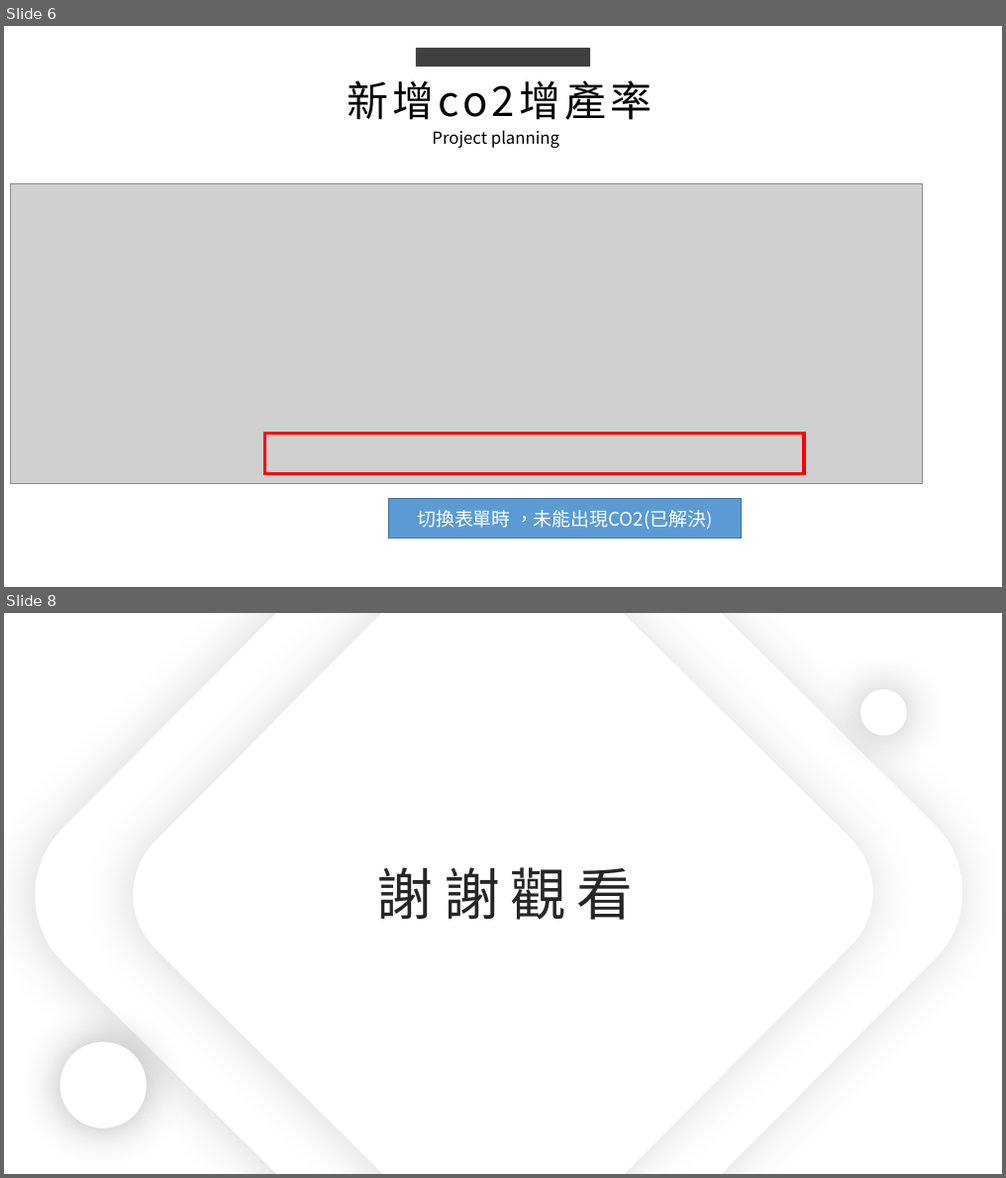
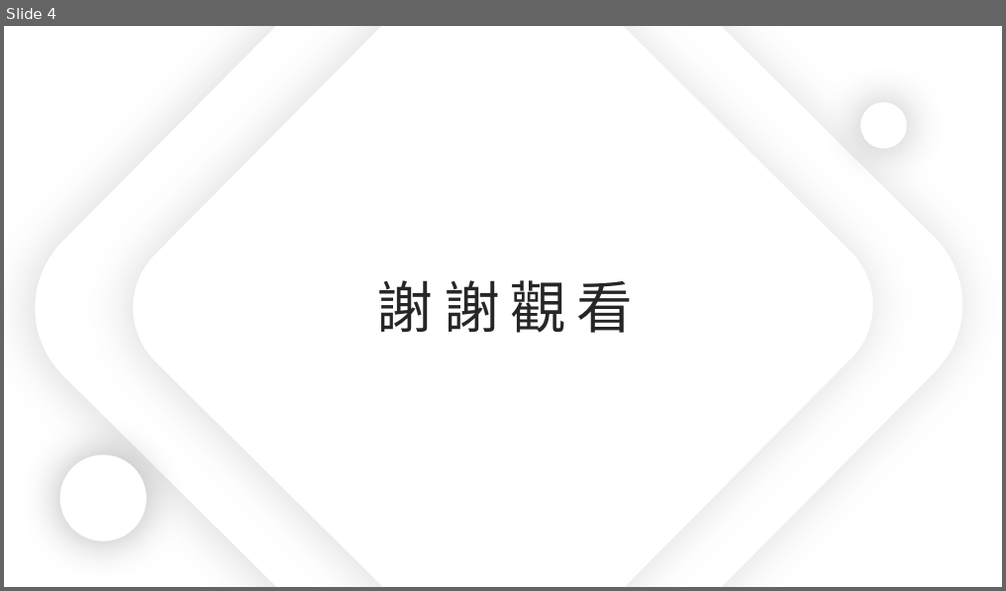
Before and after one commit to king637324/KnowledgeGreenhouseSystem, a slide deck: 工作日報_葉柏漢/2021.10/2021.10.22(加班)_2021.10.25工作日報_葉柏漢 - 複製.pptx. Shown one above the other, each under a label of ours: slides 6 and 8 before the commit, slide 4 after it; the slides between them are not shown. The pictures are 1006x1178 and 1006x591 pixels, drawn with LibreOffice and Linux fonts; fonts in the diff are those of the drawing; grey boxes stand for pictures. Boxes give left, top, right and bottom in pixels: in the first picture for what was removed or moved away, otherwise in the second. Text is boxed around its words. In the diff, an @@ line names an element or a change of style, - is before the commit and + after.

```diff
--- a/工作日報_葉柏漢/2021.10/2021.10.22(加班)_2021.10.25工作日報_葉柏漢 - 複製.pptx
+++ b/工作日報_葉柏漢/2021.10/2021.10.22(加班)_2021.10.25工作日報_葉柏漢 - 複製.pptx
@@ slide 6 removed at (4, 26, 1002, 587), background #FFFFFF @@
@@ rectangle removed at (416, 48, 590, 67) @@
@@ text removed at (347, 80, 434, 120) @@
-新增co2增產率
@@ text removed at (432, 130, 559, 148) @@
-Project planning
@@ picture removed at (11, 184, 922, 484) @@
@@ rectangle removed at (264, 433, 804, 473) @@
@@ rectangle removed at (389, 499, 742, 539) @@
-切換表單時 ，未能出現CO2(已解決)
@@ what was slide 8 is now slide 4 @@
```
Also in this commit, not shown: 3 slides changed, 3 other slides removed, 2 other files.
